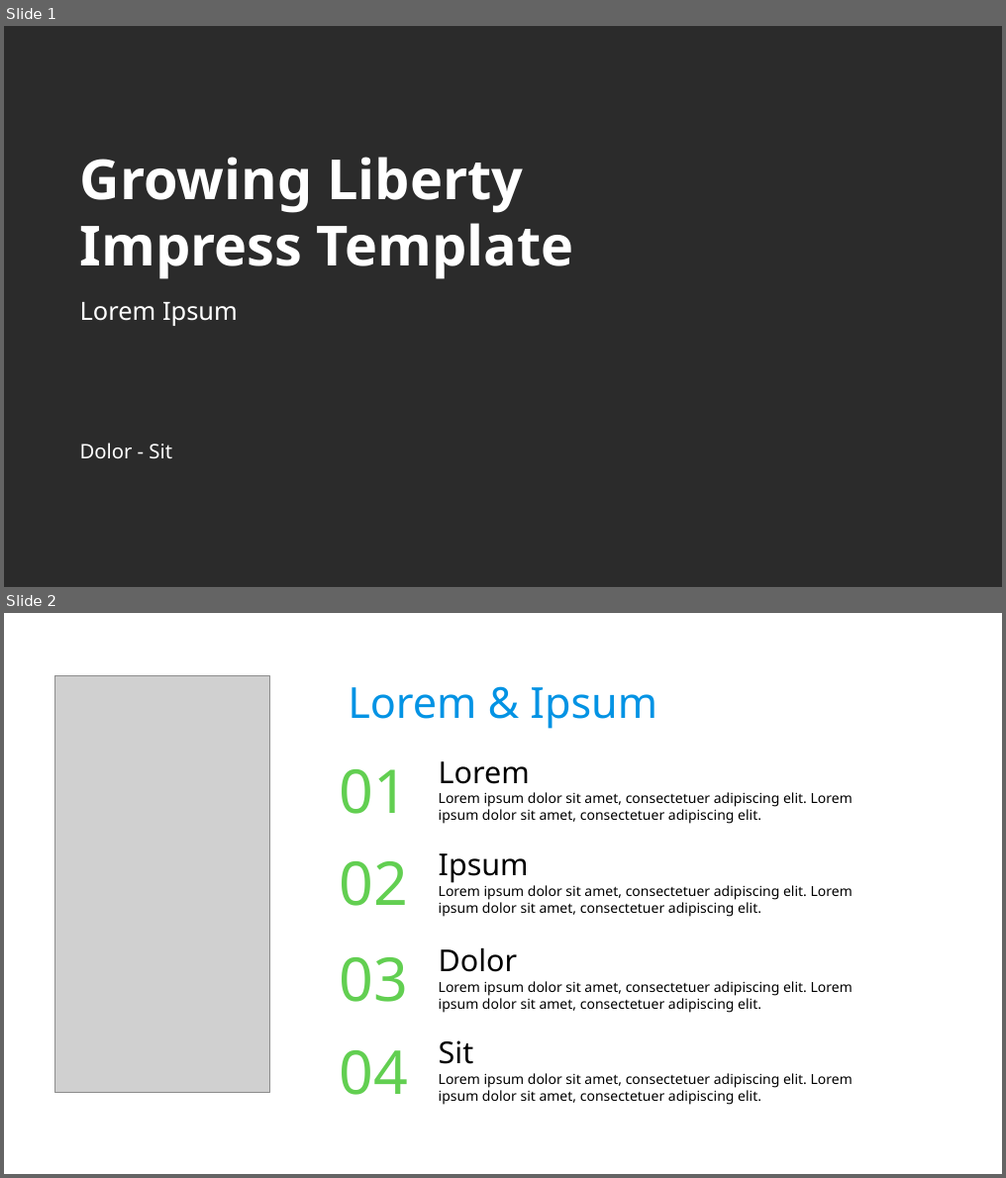
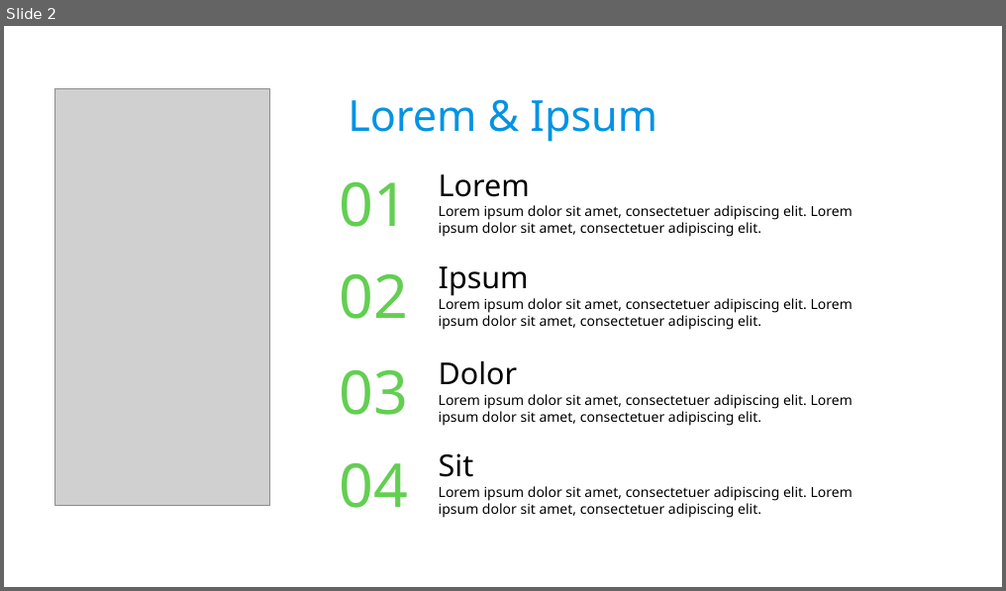
Before and after one commit to Polytech-E2I/data-processing, a slide deck: Projet3/report/report.odp. Shown one above the other, each under a label of ours: slides 1 and 2 before the commit, slide 2 after it. The pictures are 1006x1178 and 1006x591 pixels, drawn with LibreOffice and Linux fonts; fonts in the diff are those of the drawing; grey boxes stand for pictures; background and template pictures are left out; a plain dark background stands for a picture behind light text. Boxes give left, top, right and bottom in pixels: in the first picture for what was removed or moved away, otherwise in the second. Text is boxed around its words. In the diff, an @@ line names an element or a change of style, - is before the commit and + after.

```diff
--- a/Projet3/report/report.odp
+++ b/Projet3/report/report.odp
@@ slide 1 removed at <box>4,26,1002,587</box>, background picture (left out) @@
@@ text removed at <box>80,157,574,326</box> @@
-Growing Liberty
-Impress Template
-Lorem Ipsum
@@ text removed at <box>80,443,172,459</box> @@
-Dolor - Sit
```
Also in this commit, not shown: 1 slide changed, 12 slides added, 8 other slides removed, 2 other files.
